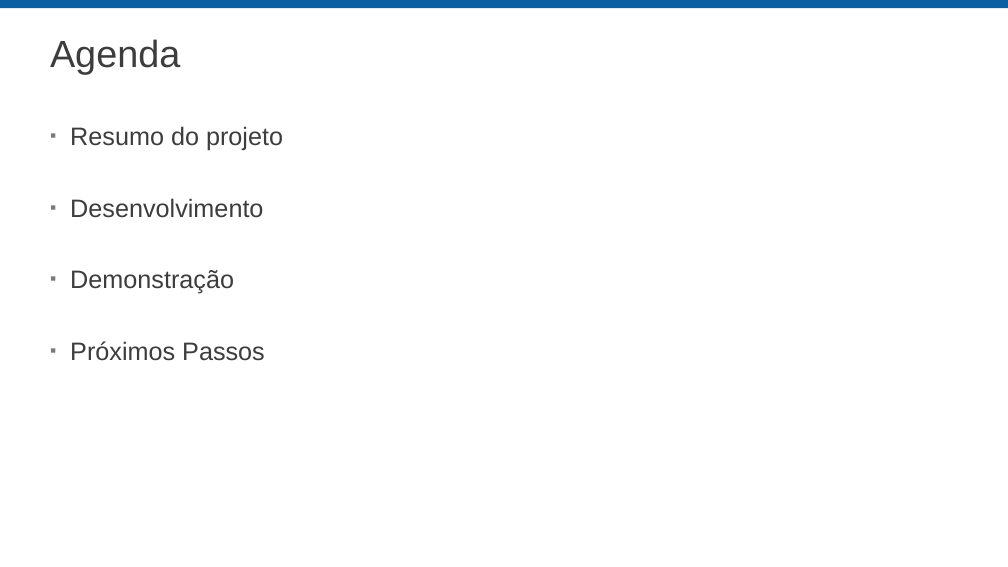
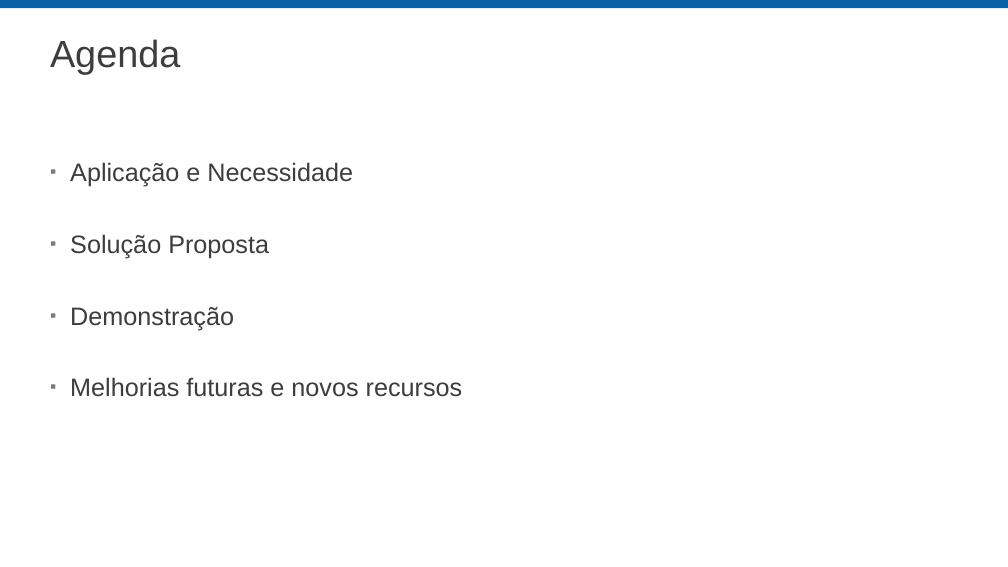
Before and after one commit to belleorlandi/Intern_Project_IO, a slide deck: slide 3 of MVP/MVP-final/Apresentação Final.pptx. Drawn at 1008x567 pixels with LibreOffice and Linux fonts; fonts in the diff are those of the drawing; background and template pictures are left out. Boxes give left, top, right and bottom in pixels: in the first picture for what was removed or moved away, otherwise in the second. Text is boxed around its words. In the diff, an @@ line names an element or a change of style, - is before the commit and + after.

```diff
--- a/MVP/MVP-final/Apresentação Final.pptx
+++ b/MVP/MVP-final/Apresentação Final.pptx
@@ text at [70, 162, 353, 259]: text changed @@
-▪ Resumo do projeto
-▪ Desenvolvimento
+▪ Aplicação e Necessidade
+▪ Solução Proposta
@@ text at [70, 377, 463, 397]: text changed @@
-▪ Próximos Passos
+▪ Melhorias futuras e novos recursos
```
Also in this commit, not shown: 6 other slides changed, 2 slides added, 2 slides removed, 29 other files.
